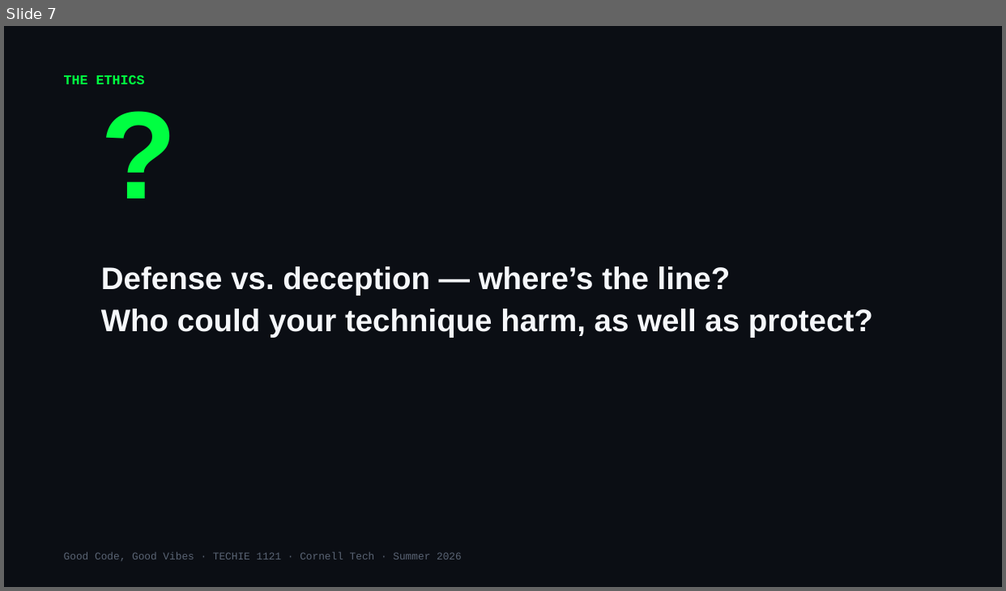
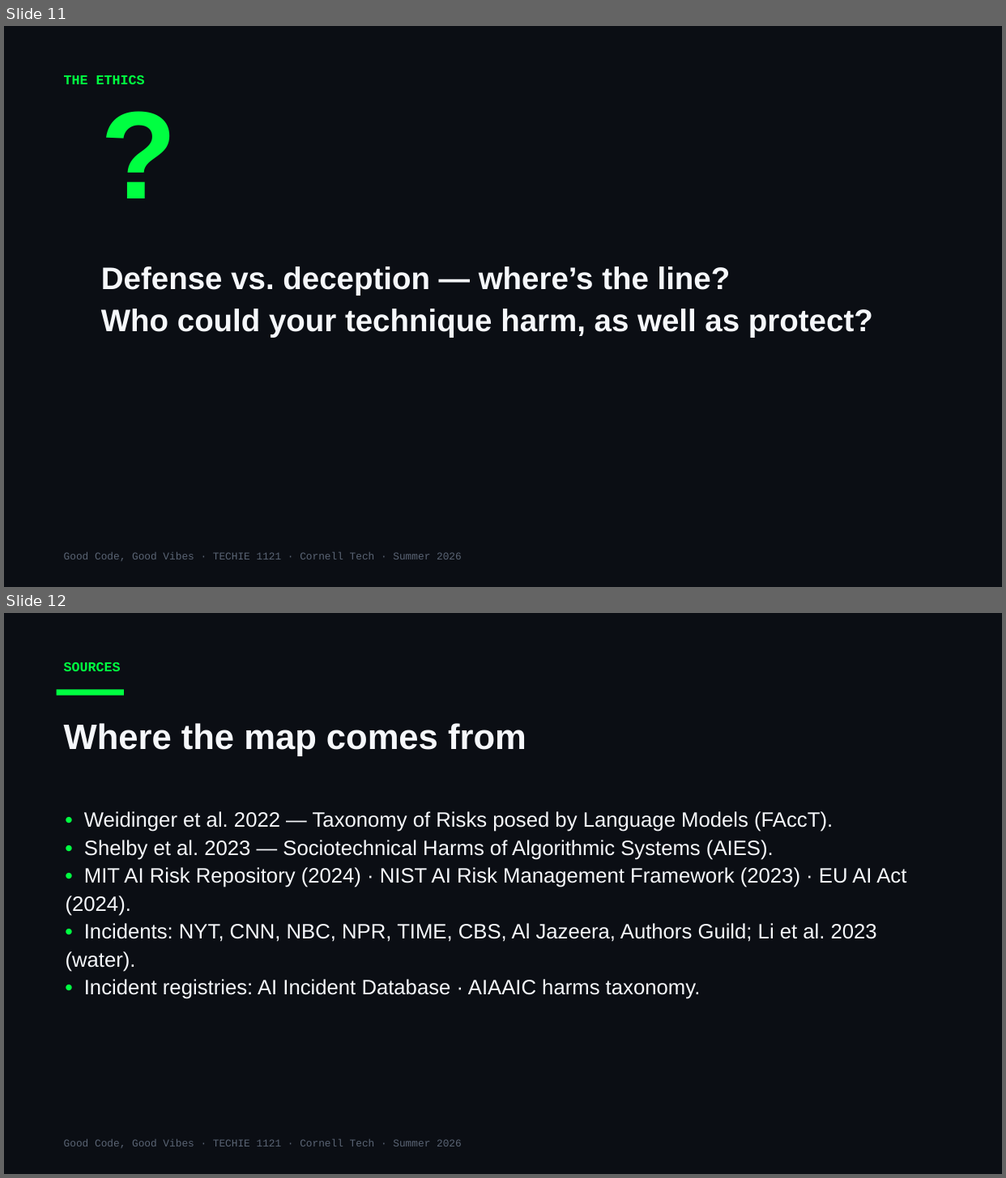
Before and after one commit to Cornell-Tech-Vibe-Coding-Summer-2026/website, a slide deck: slides/Week2-Wed-AI-Against-AI.pptx. Shown one above the other, each under a label of ours: slide 7 before the commit, slides 11 and 12 after it. The pictures are 1006x591 and 1006x1178 pixels, drawn with LibreOffice and Linux fonts; fonts in the diff are those of the drawing. Boxes give left, top, right and bottom in pixels: in the first picture for what was removed or moved away, otherwise in the second. Text is boxed around its words. In the diff, an @@ line names an element or a change of style, - is before the commit and + after.

```diff
--- a/slides/Week2-Wed-AI-Against-AI.pptx
+++ b/slides/Week2-Wed-AI-Against-AI.pptx
@@ slide 12 added at (x1=4, y1=613, x2=1002, y2=1174), background #0B0E14 @@
@@ text added at (x1=64, y1=662, x2=121, y2=671), 13 pt, text #00FF41, bold @@
+SOURCES
@@ rectangle added at (x1=57, y1=689, x2=124, y2=696), fill #00FF41 @@
@@ text added at (x1=64, y1=723, x2=526, y2=756), 34 pt, text #F5F7FA, bold @@
+Where the map comes from
@@ text added at (x1=66, y1=811, x2=906, y2=999), 20 pt, text #F5F7FA @@
+• Weidinger et al. 2022 — Taxonomy of Risks posed by Language Models (FAccT).
+• Shelby et al. 2023 — Sociotechnical Harms of Algorithmic Systems (AIES).
+• MIT AI Risk Repository (2024) · NIST AI Risk Management Framework (2023) · EU AI Act (2024).
+• Incidents: NYT, CNN, NBC, NPR, TIME, CBS, Al Jazeera, Authors Guild; Li et al. 2023 (water).
+• Incident registries: AI Incident Database · AIAAIC harms taxonomy.
@@ text added at (x1=64, y1=1139, x2=462, y2=1148), 10 pt, text #5A6474 @@
+Good Code, Good Vibes · TECHIE 1121 · Cornell Tech · Summer 2026
@@ what was slide 7 is now slide 11 @@
```
Also in this commit, not shown: 3 slides changed, 5 other slides added, 1 slide removed, 2 other files.
